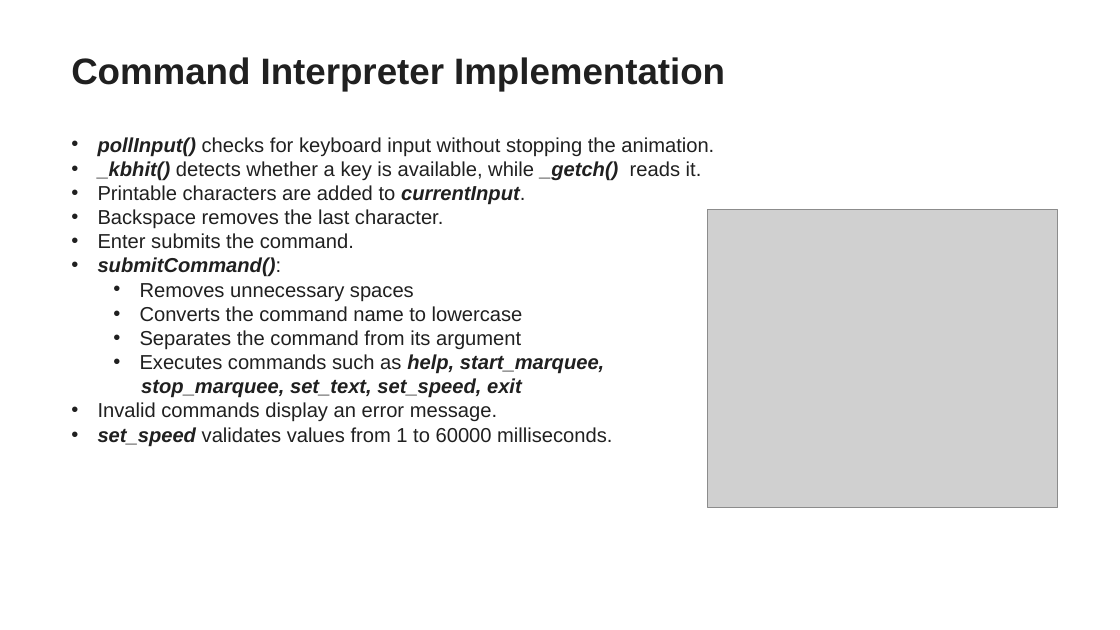
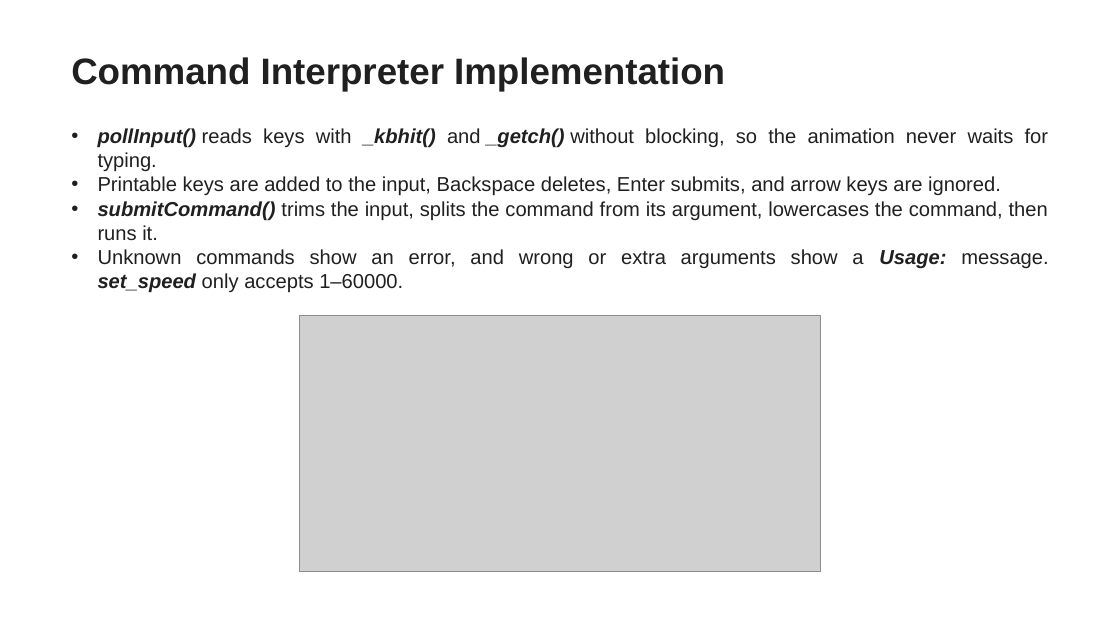
Before and after one commit to zuraxy/CSOPESY2, a slide deck: slide 3 of PPT - Marquee Console Submission - [Actual Submission].pptx. Drawn at 1120x630 pixels with LibreOffice and Linux fonts; fonts in the diff are those of the drawing; grey boxes stand for pictures. Boxes give left, top, right and bottom in pixels: in the first picture for what was removed or moved away, otherwise in the second. Text is boxed around its words. In the diff, an @@ line names an element or a change of style, - is before the commit and + after.

```diff
--- a/PPT - Marquee Console Submission - [Actual Submission].pptx
+++ b/PPT - Marquee Console Submission - [Actual Submission].pptx
@@ text at (98,128,1049,293): text changed @@
-• pollInput() checks for keyboard input without stopping the animation.
-• _kbhit() detects whether a key is available, while _getch() reads it.
-• Printable characters are added to currentInput.
-• Backspace removes the last character.
-• Enter submits the command.
-• submitCommand():
-  • Removes unnecessary spaces
-  • Converts the command name to lowercase
-  • Separates the command from its argument
-  • Executes commands such as help, start_marquee,
-  stop_marquee, set_text, set_speed, exit
-• Invalid commands display an error message.
-• set_speed validates values from 1 to 60000 milliseconds.
+• pollInput() reads keys with _kbhit() and _getch() without blocking, so the animation never waits for typing.
+• Printable keys are added to the input, Backspace deletes, Enter submits, and arrow keys are ignored.
+• submitCommand() trims the input, splits the command from its argument, lowercases the command, then runs it.
+• Unknown commands show an error, and wrong or extra arguments show a Usage: message. set_speed only accepts 1–60000.
@@ picture removed at (708,209,1058,507) @@
@@ picture added at (300,315,820,572) @@
```
Also in this commit, not shown: 4 other slides changed, 1 other file.
